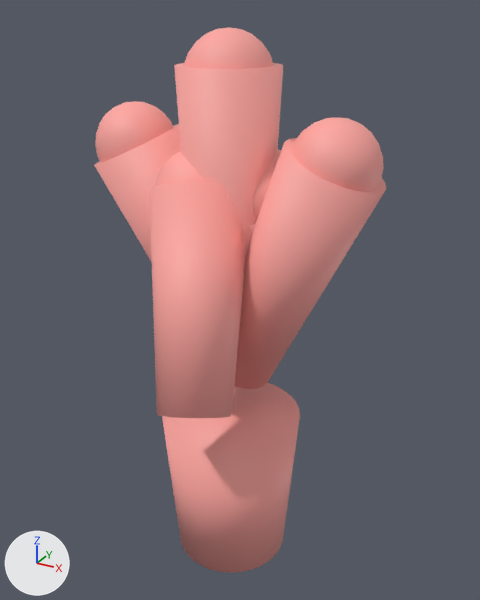
The glTF model public/shop-models/coral.glb: old version first, new version second.
Camera for both pictures: a 50 mm lens placed at (0.926, -1.606, 0.882), pointed at (0.021, 0.039, 0.059). Arrows for +X, +Y and +Z are at lower left; the lights stay in place. The older version comes first. Where no turn or scale is listed for an object, it has been applied to the vertices.
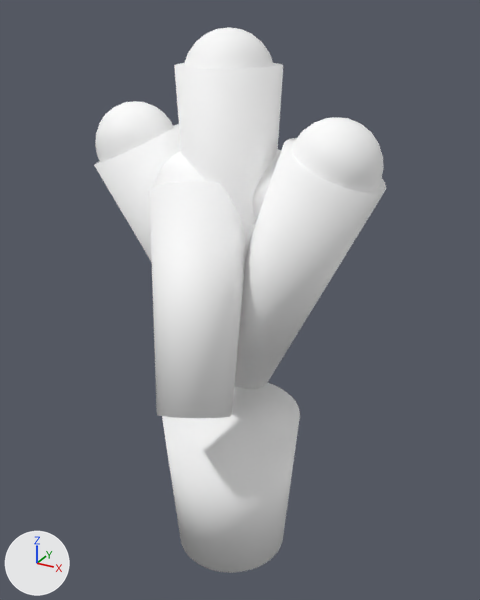
What the commit changed:
Material 'coral' (mat_coral) changes colour from pink #ffa6a0 to white #ffffff; in linear values from (1.0, 0.38, 0.35) to (1.0, 1.0, 1.0).

What differs and where, as boxes [x1, y1, x2, y2] in the pictures (480 x 600 px):
'Cone.005', recoloured (pink to white)
    both: [149, 181, 246, 418]
'Cone', recoloured (pink to white)
    both: [162, 383, 300, 573]
'Cone.002', recoloured (pink to white)
    both: [234, 138, 386, 389]
'Cone.001', recoloured (pink to white)
    both: [174, 63, 283, 387]
'Sphere.001', recoloured (pink to white)
    both: [291, 117, 384, 192]
'Cone.003', recoloured (pink to white)
    both: [94, 124, 181, 262]
'Sphere.002', recoloured (pink to white)
    both: [95, 101, 173, 162]
'Sphere', recoloured (pink to white)
    both: [184, 27, 274, 69]
'Sphere.004', recoloured (pink to white)
    both: [155, 151, 205, 186]
'Sphere.003', recoloured (pink to white)
    both: [252, 150, 281, 219]
'Cone.004', recoloured
    both: [249, 223, 256, 231]
